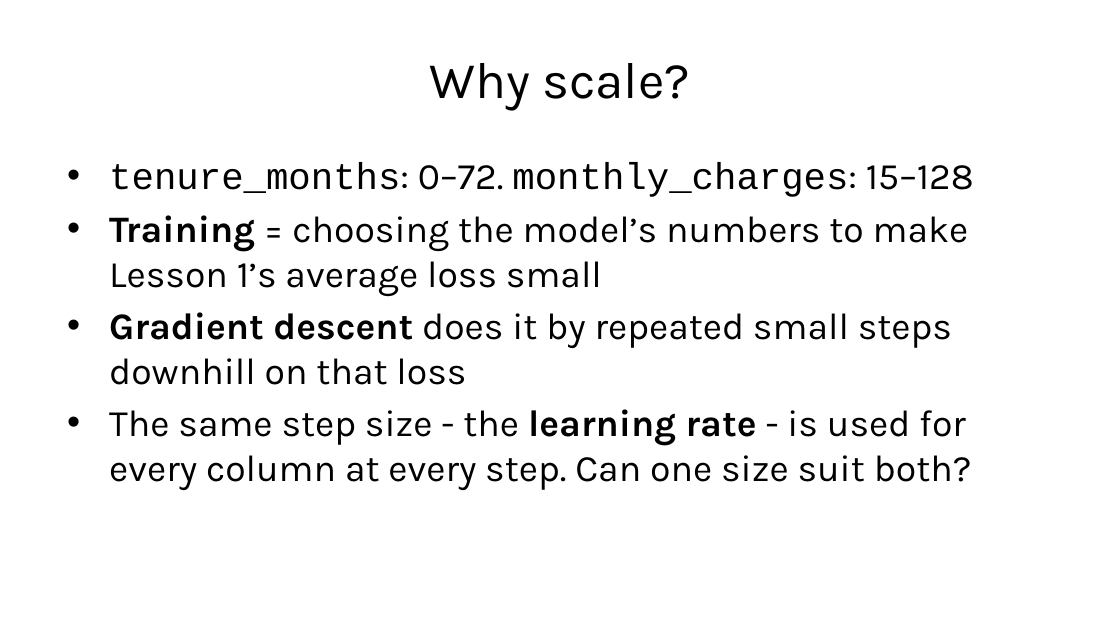
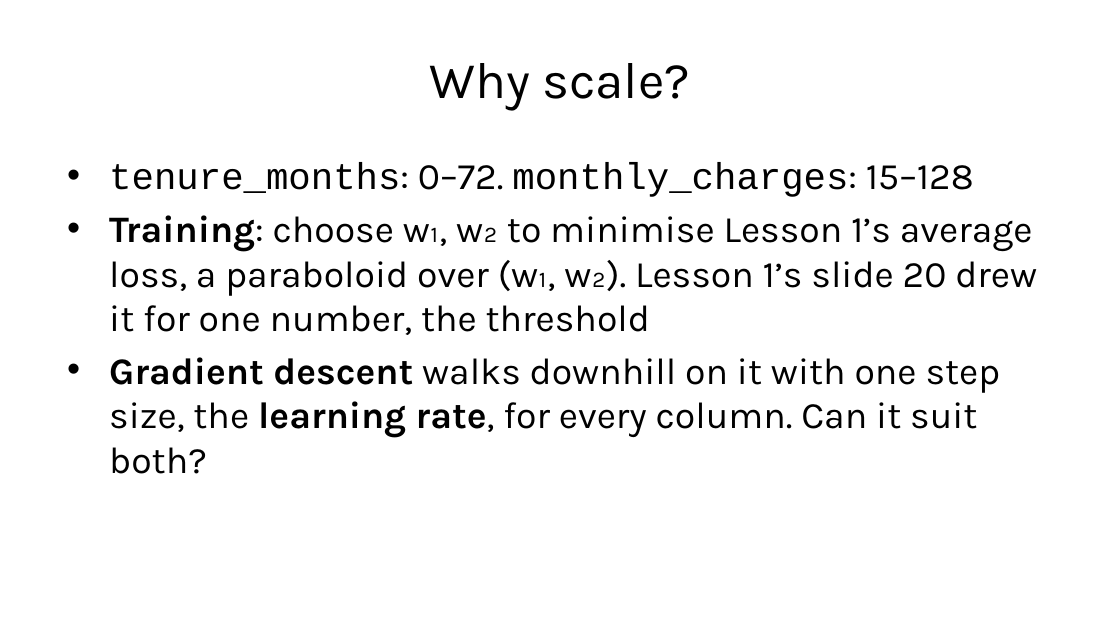
Before and after one commit to fabioantonini/technologies-for-artificial-intelligence, a slide deck: slide 24 of Lessons/02_data_exploration_and_preparation/Slides/data_exploration_and_preparation_slides.pptx. Drawn at 1120x630 pixels with LibreOffice and Linux fonts; fonts in the diff are those of the drawing; background and template pictures are left out. Boxes give left, top, right and bottom in pixels: in the first picture for what was removed or moved away, otherwise in the second. Text is boxed around its words. In the diff, an @@ line names an element or a change of style, - is before the commit and + after.

```diff
--- a/Lessons/02_data_exploration_and_preparation/Slides/data_exploration_and_preparation_slides.pptx
+++ b/Lessons/02_data_exploration_and_preparation/Slides/data_exploration_and_preparation_slides.pptx
@@ text at bbox=[109, 215, 1037, 474]: text changed @@
-• Training = choosing the model’s numbers to make Lesson 1’s average loss small
-• Gradient descent does it by repeated small steps downhill on that loss
-• The same step size - the learning rate - is used for every column at every step. Can one size suit both?
+• Training: choose w₁, w₂ to minimise Lesson 1’s average loss, a paraboloid over (w₁, w₂). Lesson 1’s slide 20 drew it for one number, the threshold
+• Gradient descent walks downhill on it with one step size, the learning rate, for every column. Can it suit both?
```
Also in this commit, not shown: 6 other files.
